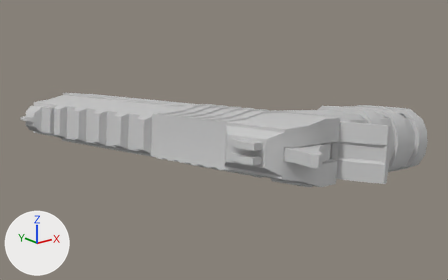
The glTF model Butterfly/models/gun.glb: old version first, new version second.
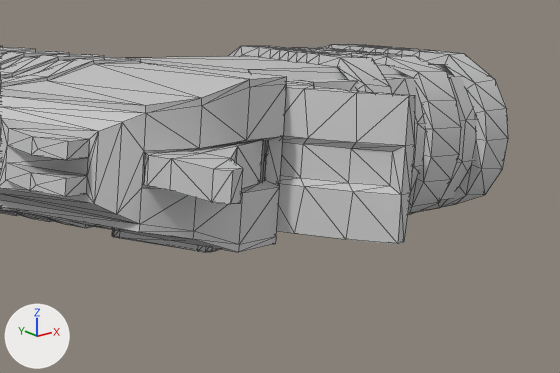
Each version appears first whole from a 50 mm camera at (-0.979, 0.155, 0.194) aimed at (-0.49, 0.766, -0.05), and next in a close-up on the part from 51% to 100% of the width and 31% to 84% of the height. The axes (+X, +Y, +Z) are drawn at lower left. The lights are the same throughout. The last two pictures show the newer version. The close-ups show mesh edges as thin lines. Vertices at exactly the same position are counted once.

In view in the first close-up: 'Hammer', 'Trigger'.
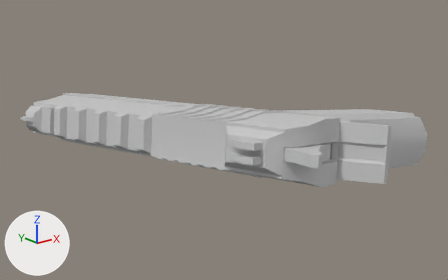
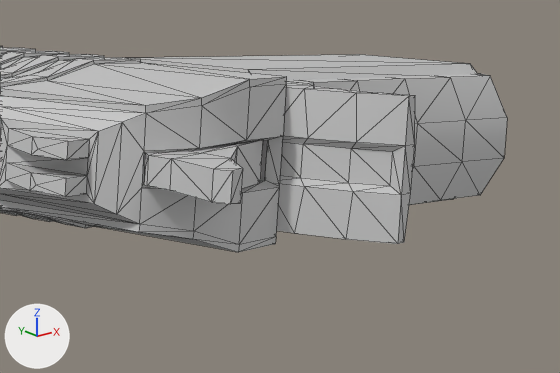
Boxes (x1, y1, x2, y2) around the edits, measured in the close-ups (560 x 373 px):
'Trigger', reshaped
    before: (132, 44, 508, 244)
    after: (132, 54, 507, 244)
part 1 of me_mesh_005, deleted
    before: (112, 230, 220, 252)
part 2 of me_mesh_002, deleted
    before: (229, 44, 508, 215)

What the commit changed:
me_mesh_005 is used by ob_hammer; location (0.0, 0.0, 0.0).
me_mesh_005 had 899 vertices, 1762 faces and spanned x -0.681..-0.484, y 0.525..1.005, z -0.086..0.024.
me_mesh_005 now has 819 vertices, 1600 faces and spans x -0.681..-0.484, y 0.525..1.005, z -0.086..0.024.
me_mesh_005 part 1: the loose piece of 64 vertices spanning x -0.537..-0.504, y 0.578..0.628, z -0.056..-0.047 is deleted.
Other edits to the shape of me_mesh_005 do not show in these pictures.
me_mesh_002 is used by ob_trigger; location (0.0, 0.0, 0.0).
me_mesh_002 had 1411 vertices, 2784 faces and spanned x -0.645..-0.286, y 0.524..1.009, z -0.093..0.016.
me_mesh_002 now has 713 vertices, 1364 faces and spans x -0.645..-0.286, y 0.524..1.009, z -0.089..0.016.
me_mesh_002 part 2: 6 loose pieces with 598 vertices, spanning x -0.526..-0.306, y 0.577..0.786, z -0.093..0.01, are deleted.
Other edits to the shape of me_mesh_002 do not show in these pictures.
